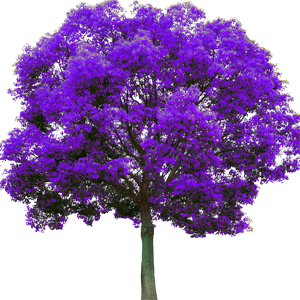
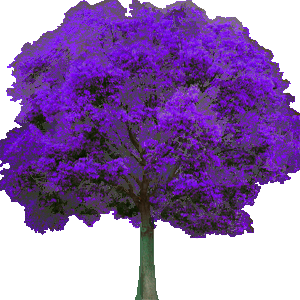
The second (300, 300) image is a revision of the first. Changes to its layers:
painted on "Layer 1" over (x1=0, y1=0, x2=300, y2=300)
